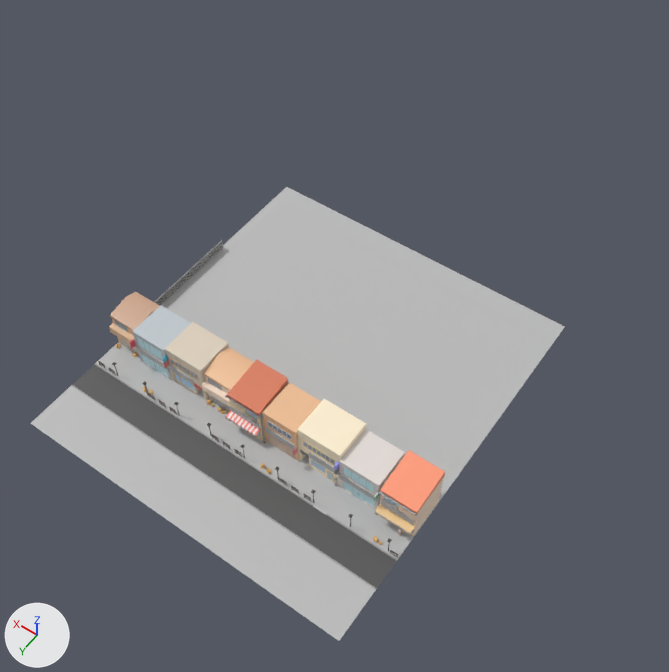
The FBX model TogeJam/Assets/3DModels/Environments/doggo_Street_set01.fbx as it was, and as the next commit left it.
Both versions are drawn from a 50 mm camera at (-45.3, 57.4, 101.5) aimed at (-1.9, -3.4, 6.1). The axes (+X, +Y, +Z) are drawn at lower left. The lights are the same throughout. Where no turn or scale is listed for an object, it has been applied to the vertices.

The first picture shows 'doggo_Street_Building_barberShop_main', 'doggo_Street_Building_cafe_A_main', 'doggo_Street_Building_shop_A_main', 'doggo_Street_Building_shop_B_main', 'doggo_Street_Building_shop_C_main', 'doggo_Street_Building_shop_D_main', 'doggo_Street_Building_shop_E_main', 'doggo_Street_Building_shop_F_main', 'doggo_Street_ground', 'polySurface2'.
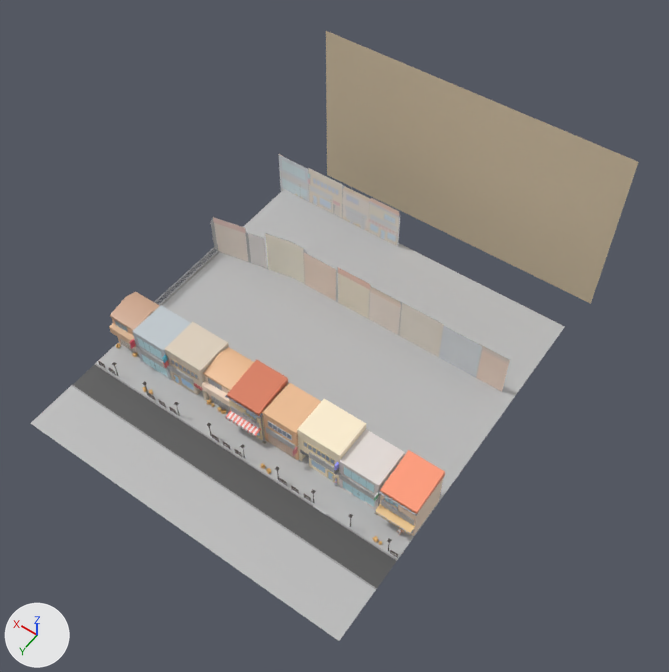
Location of each change, (x1, y1, x2, y2) in pixels of the pictures (669 x 672 px):
'doggo_Street_sky', added: after (326, 31, 639, 304)
'doggo_Street_backDrop01', added: after (210, 217, 510, 392)
'doggo_Street_backDrop02', added: after (278, 154, 400, 246)

The change in detail:
Picture 'backDrop_tex.png' (img_backdrop_tex_png) is new.
Picture 'backDrop_alpha.png' (img_backdrop_alpha_png) is new.
Material 'Sky_shd' (mat_sky_shd) is new.
Uses the picture img_backdrop_tex_png.
Material 'backDrop_shd' (mat_backdrop_shd) is new.
Uses the picture img_backdrop_alpha_png.
Uses the picture img_backdrop_tex_png.
Mesh me_mesh_030 is new.
It has 4 vertices, 1 face and spans x -24.4..24.5, y 0.0, z -14.0..14.0.
It uses material mat_sky_shd.
Mesh me_mesh_029 is new.
It has 6 vertices, 2 faces and spans x -3.3..19.0, y -0.8, z -11.1..-0.4.
It uses material mat_backdrop_shd.
Mesh me_mesh_028 is new.
It has 12 vertices, 6 faces and spans x -29.2..18.6, y -0.8..1.7, z -11.1..-0.4.
It uses material mat_backdrop_shd.
Object 'doggo_Street_sky' (ob_doggo_street_sky) is new; it shows me_mesh_030.
Its location is (0.0, -38.2, 8.4).
Object 'doggo_Street_backDrop02' (ob_doggo_street_backdrop02) is new; it shows me_mesh_029.
Its location is (6.2, -25.8, 8.7).
Object 'doggo_Street_backDrop01' (ob_doggo_street_backdrop01) is new; it shows me_mesh_028.
Its location is (6.5, -11.6, 8.8).
